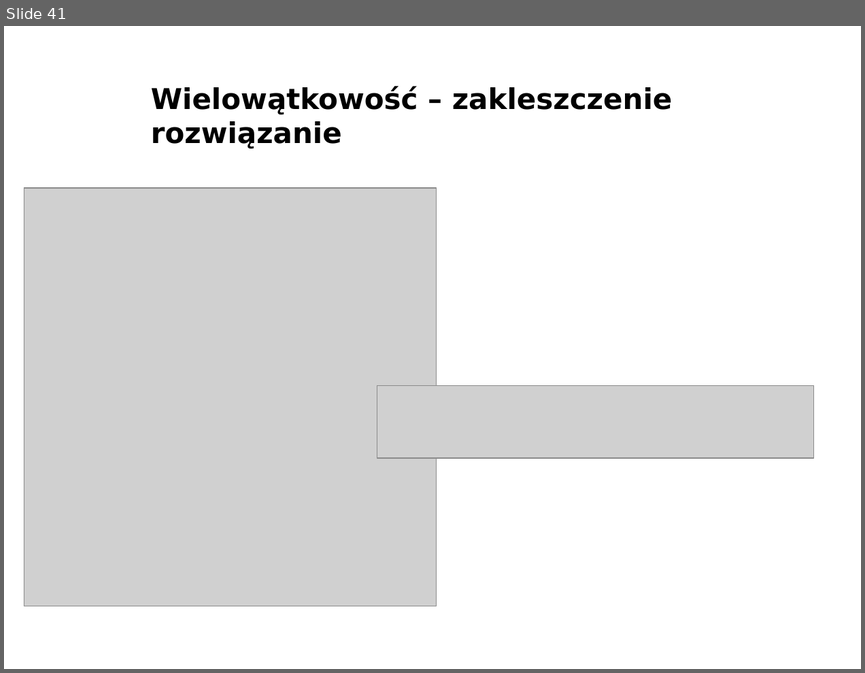
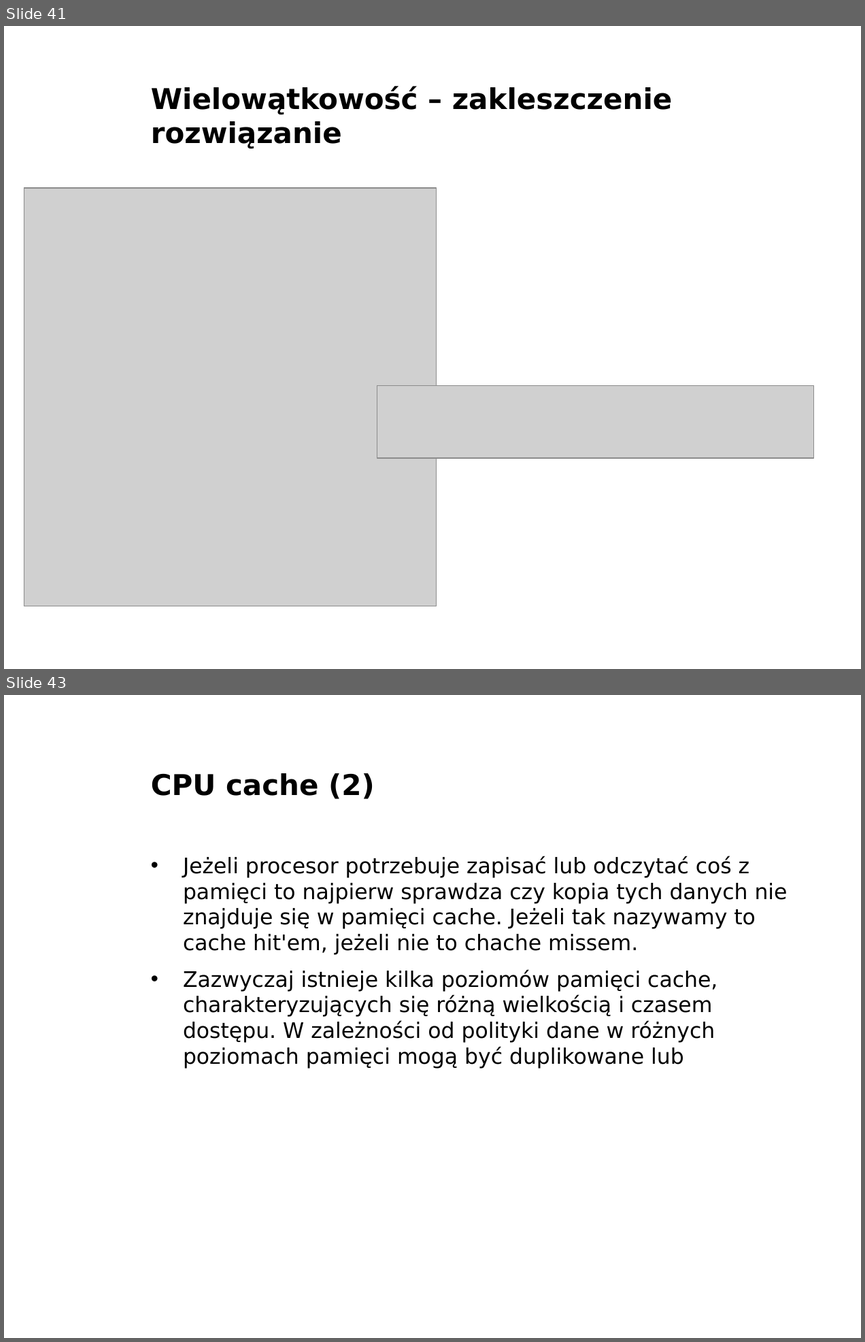
Before and after one commit to bercik/pn_prezentacja, a slide deck: robert/prezentacja.odp. Shown one above the other, each under a label of ours: slide 41 before the commit, slides 41 and 43 after it; the slides between them are not shown. The pictures are 865x673 and 865x1342 pixels, drawn with LibreOffice and Linux fonts; fonts in the diff are those of the drawing; grey boxes stand for pictures; background and template pictures are left out. Boxes give left, top, right and bottom in pixels: in the first picture for what was removed or moved away, otherwise in the second. Text is boxed around its words. In the diff, an @@ line names an element or a change of style, - is before the commit and + after.

Commit message:
Add cpu cache

```diff
--- a/robert/prezentacja.odp
+++ b/robert/prezentacja.odp
@@ slide 43 added at (4, 695, 861, 1338), background picture (left out) @@
@@ title added at (151, 773, 375, 799), 24 pt, text #000000, bold @@
+CPU cache (2)
@@ text added at (183, 855, 787, 1068), 18 pt, text #000000 @@
+• Jeżeli procesor potrzebuje zapisać lub odczytać coś z pamięci to najpierw sprawdza czy kopia tych danych nie znajduje się w pamięci cache. Jeżeli tak nazywamy to cache hit'em, jeżeli nie to chache missem.
+• Zazwyczaj istnieje kilka poziomów pamięci cache, charakteryzujących się różną wielkością i czasem dostępu. W zależności od polityki dane w różnych poziomach pamięci mogą być duplikowane lub
@@ text added at (719, 1314, 861, 1338), 11 pt, text #FFFFFF, bold @@
+www.agh.edu.pl
```
Also in this commit, not shown: 1 other slide added, 1 other file.
